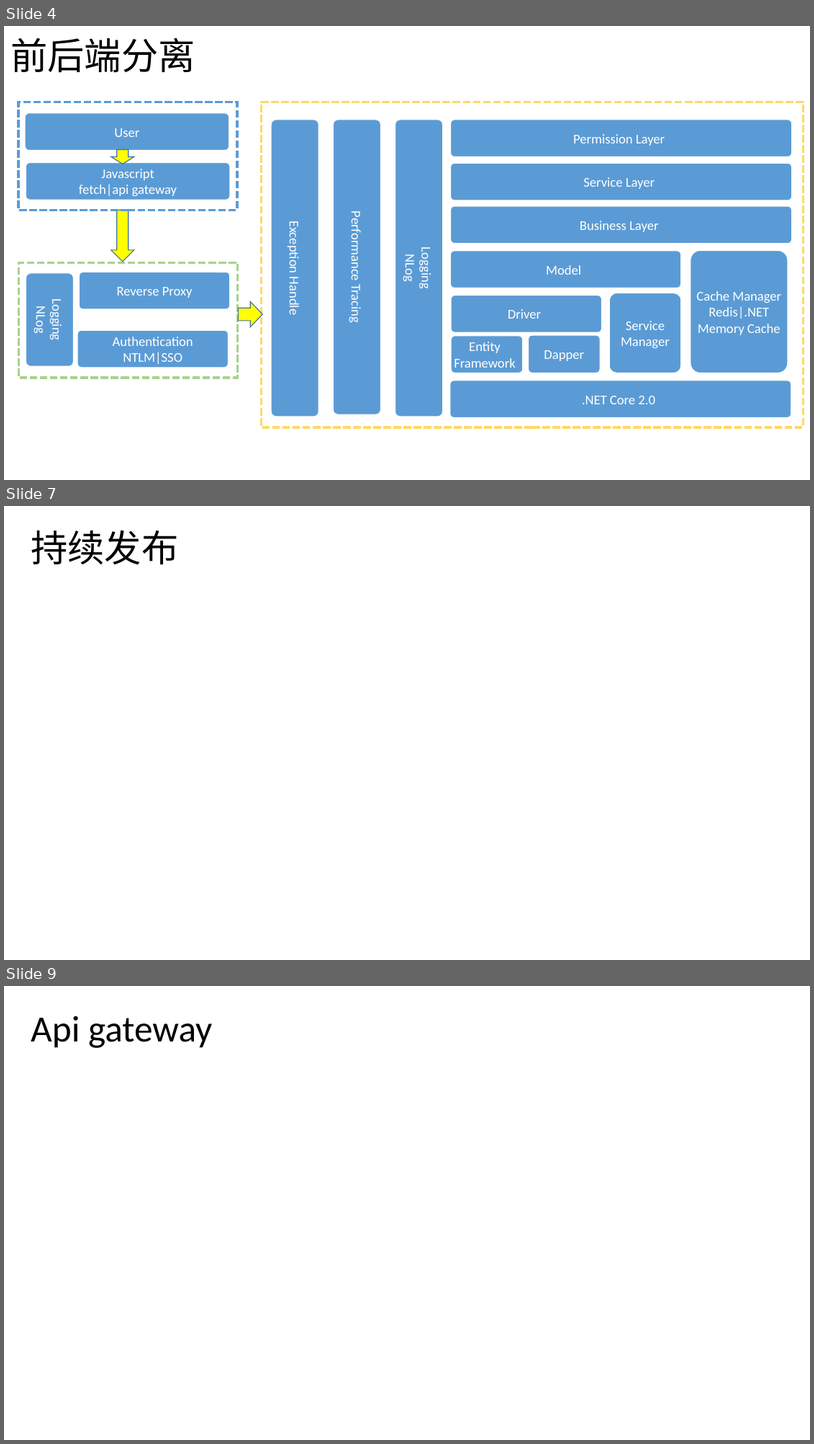
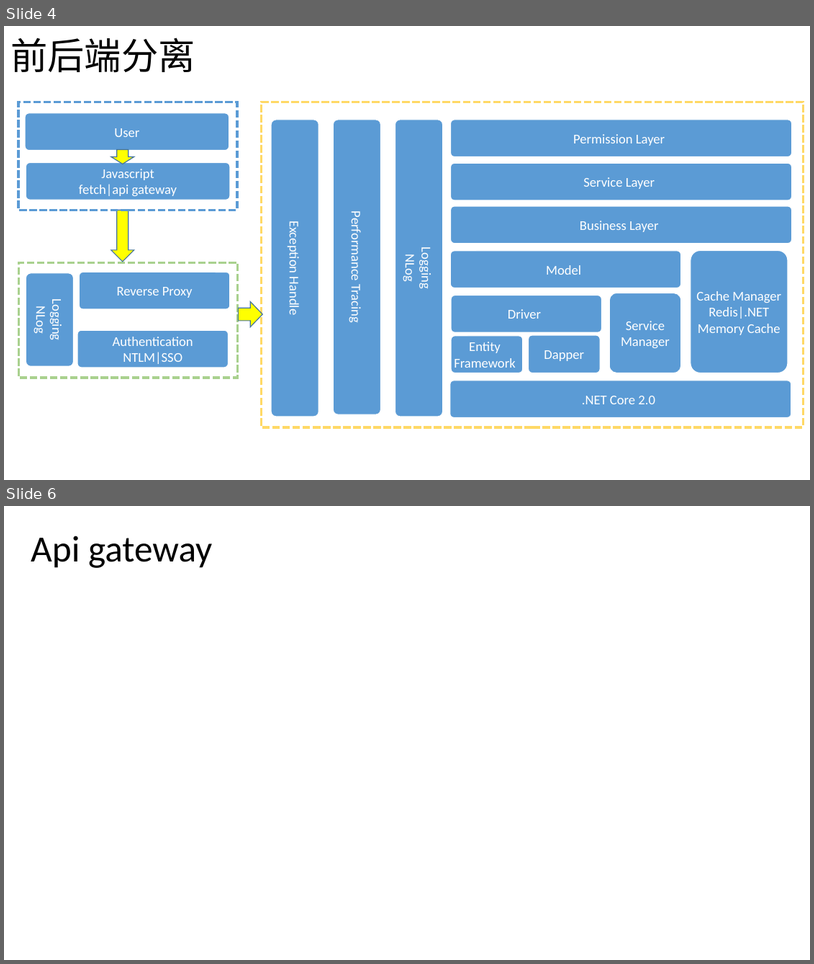
Before and after one commit to neveer/sharewinfo, a slide deck: document/design/上北智信前端框架.pptx. Shown one above the other, each under a label of ours: slides 4, 7 and 9 before the commit, slides 4 and 6 after it; the slides between them are not shown. The pictures are 814x1444 and 814x964 pixels, drawn with LibreOffice and Linux fonts; fonts in the diff are those of the drawing. Boxes give left, top, right and bottom in pixels: in the first picture for what was removed or moved away, otherwise in the second. Text is boxed around its words. In the diff, an @@ line names an element or a change of style, - is before the commit and + after.

```diff
--- a/document/design/上北智信前端框架.pptx
+++ b/document/design/上北智信前端框架.pptx
@@ slide 7 removed at (x1=4, y1=506, x2=810, y2=960), background #FFFFFF @@
@@ text removed at (x1=31, y1=530, x2=178, y2=564) @@
-持续发布
@@ what was slide 9 is now slide 6 @@
```
Also in this commit, not shown: 1 slide changed, 2 other slides removed.
